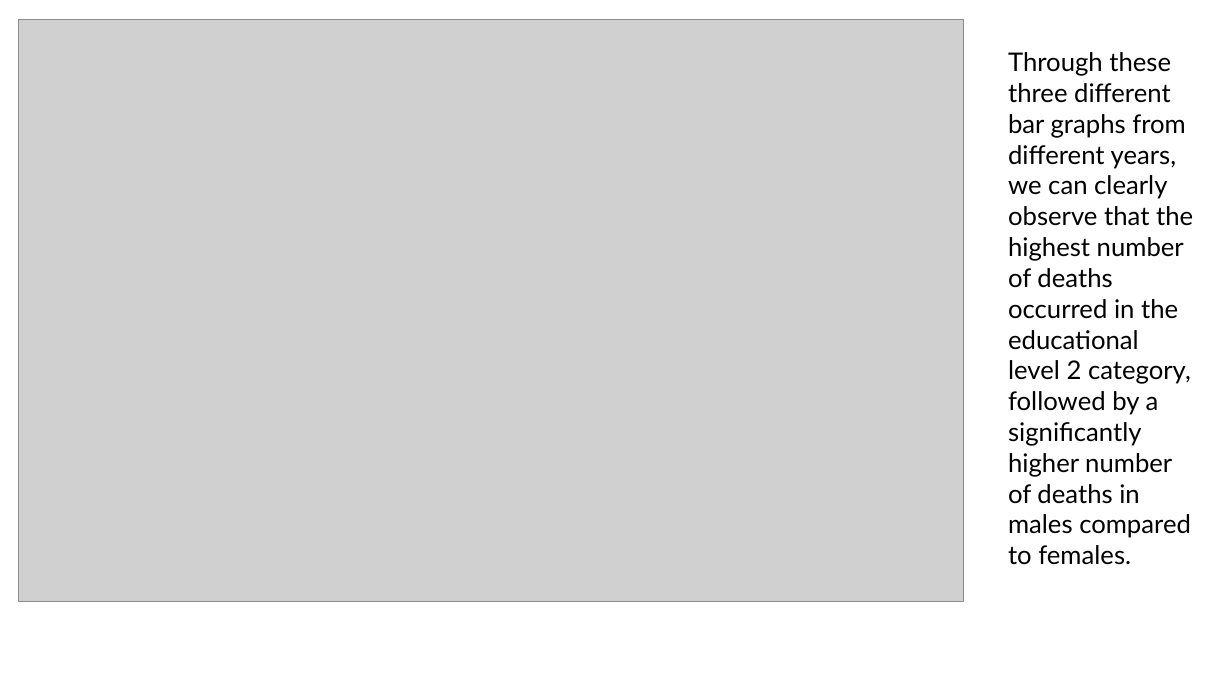
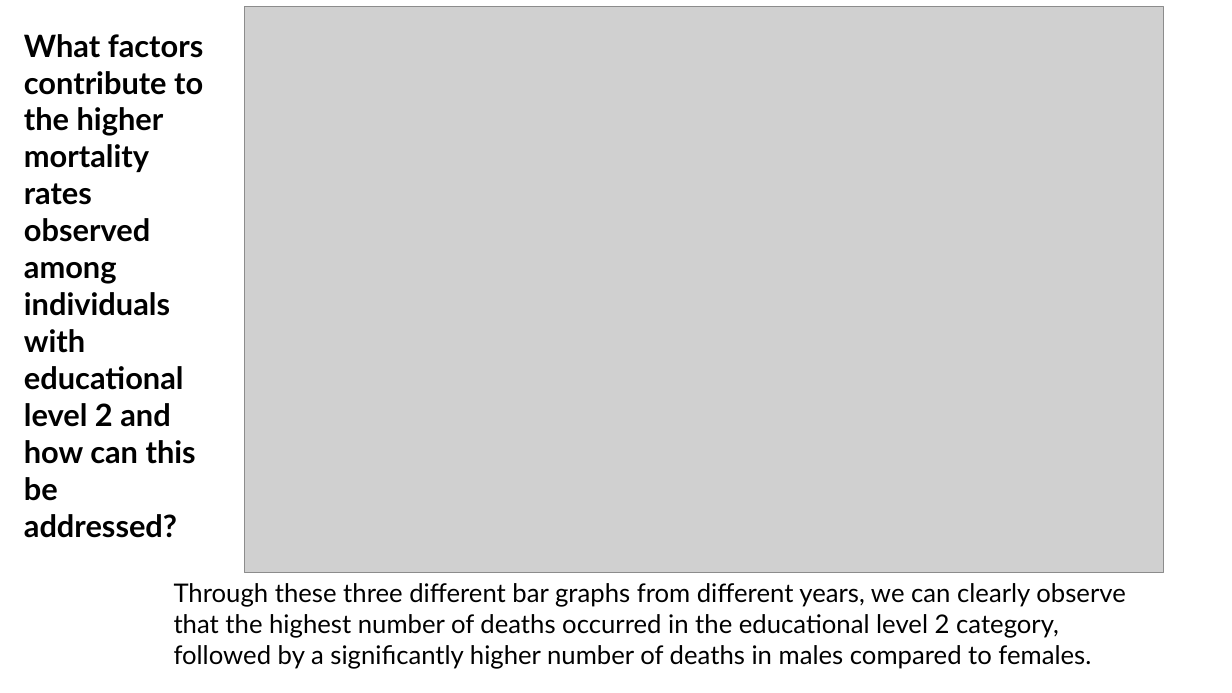
Before and after one commit to YifanZhang19/UQ, a slide deck: slide 3 of 7001/prac5-s4686474.pptx. Drawn at 1232x693 pixels with LibreOffice and Linux fonts; fonts in the diff are those of the drawing; grey boxes stand for pictures. Boxes give left, top, right and bottom in pixels: in the first picture for what was removed or moved away, otherwise in the second. Text is boxed around its words. In the diff, an @@ line names an element or a change of style, - is before the commit and + after.

```diff
--- a/7001/prac5-s4686474.pptx
+++ b/7001/prac5-s4686474.pptx
@@ picture: place and size @@
-picture at [18,19,963,602]
+picture at [244,6,1164,573]
@@ text added at [24,34,204,501], 24 pt, text #000000, bold @@
+What factors contribute to the higher mortality rates observed among individuals with educational level 2 and how can this be addressed?
@@ text "Through these three different bar ..." rewrapped from [1008,52,1193,565] to [174,583,1125,669] @@
```
Also in this commit, not shown: 1 other slide changed, 1 slide added, 1 slide removed.
